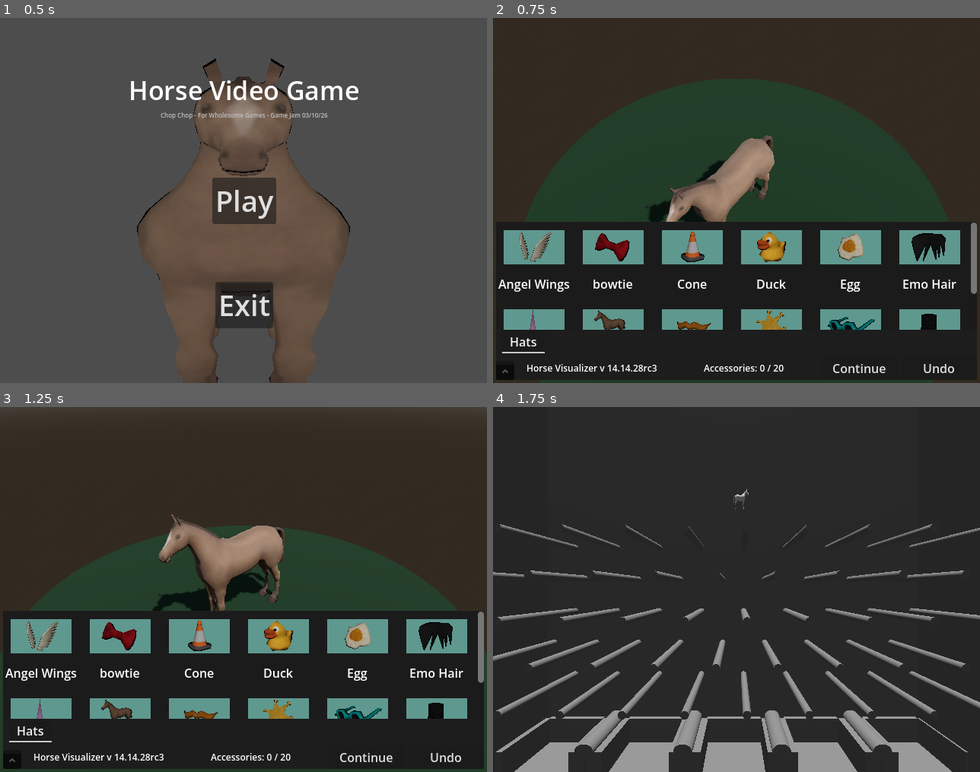
Above: before the commit, frames 1-4 (two rows, left to right).
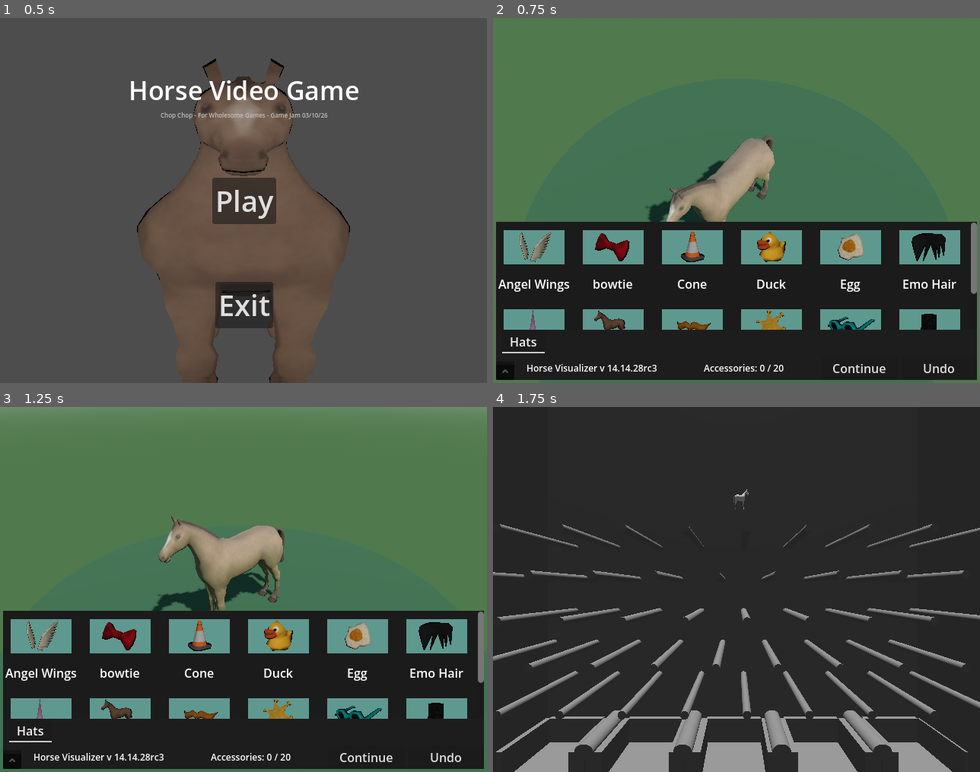
Above: after the commit, the same moments.

Repository: lukewhitingdev/gamejam-Bradys-Day-Out
Game: Godot game, scene res://Maps/MainMenuMap.tscn
Two runs of this game, one before a commit and one after it. Both use one fixed random seed, a clock stepped at 60 frames per second and the inputs below. The engine's default icon, where the game draws it, is replaced by a stand-in: a white triangle on a blue panel in a dark square.
Inputs:
- Up to frame 1 (0.5 s): no input
- Up to frame 2 (0.75 s): click "Play" at 0.5 s
- Up to frame 3 (1.25 s): no input
- Up to frame 4 (1.75 s): click "Continue" at 1.25 s

Frame 1 is identical in both runs. In frame 2, 55% of the frame differs, in the area x 0-100%, y 0-100%; in frame 3, 55%; in frame 4, nothing differs.

Commit message:
skyshader

Diff:
--- a/app/chopchop/GameObjects/Props/horseProp.tscn
+++ b/app/chopchop/GameObjects/Props/horseProp.tscn
@@ -10,7 +10,7 @@
 [node name="HorseProp" type="Node3D" unique_id=1084183793]
 
 [node name="MeshInstance3D" type="MeshInstance3D" parent="." unique_id=1765795721]
-transform = Transform3D(-3.059797e-07, 5.107, -2.614378e-07, 0, -2.2323405e-07, -5.981, -7, -2.2323405e-07, 1.1427809e-14, 0, 0.07303197, 0)
+transform = Transform3D(-3.059797e-07, 5.107, -2.614378e-07, 0, -2.2323405e-07, -5.981, -7, -2.2323405e-07, 1.1427809e-14, 0, 0.20927906, 0)
 material_override = SubResource("StandardMaterial3D_t20iq")
 mesh = ExtResource("2_n8gc6")
 surface_material_override/0 = ExtResource("3_njhdh")
--- a/app/chopchop/Maps/DressupMap.tscn
+++ b/app/chopchop/Maps/DressupMap.tscn
@@ -30,22 +30,39 @@
 [ext_resource type="Texture2D" uid="uid://dvnqe2ic21ii3" path="res://UI/PropThumbnails/glassesthumb.png" id="25_kmkpc"]
 [ext_resource type="Texture2D" uid="uid://cuegyr7ix2xei" path="res://UI/PropThumbnails/tophatthumb.png" id="27_m30a4"]
 
-[sub_resource type="ProceduralSkyMaterial" id="ProceduralSkyMaterial_7dwbp"]
+[sub_resource type="Gradient" id="Gradient_yt8x4"]
+offsets = PackedFloat32Array(0.38157895, 1)
+colors = PackedColorArray(0, 0, 0, 0, 0.95394737, 0.95394737, 0.95394737, 0.95394737)
+
+[sub_resource type="FastNoiseLite" id="FastNoiseLite_k3c1r"]
+noise_type = 3
+
+[sub_resource type="NoiseTexture2D" id="NoiseTexture2D_denls"]
+noise = SubResource("FastNoiseLite_k3c1r")
+color_ramp = SubResource("Gradient_yt8x4")
+seamless = true
+
+[sub_resource type="ProceduralSkyMaterial" id="ProceduralSkyMaterial_3qq0r"]
+sky_top_color = Color(0.26779845, 0.48019117, 0.6197678, 1)
+sky_horizon_color = Color(0.8891019, 0.91685, 0.9418802, 1)
+sky_cover = SubResource("NoiseTexture2D_denls")
+ground_bottom_color = Color(0.3137255, 0.4745098, 0.3019608, 1)
+ground_horizon_color = Color(1, 1, 1, 1)
 
 [sub_resource type="Sky" id="Sky_r8qcy"]
-sky_material = SubResource("ProceduralSkyMaterial_7dwbp")
+sky_material = SubResource("ProceduralSkyMaterial_3qq0r")
 
 [sub_resource type="Environment" id="Environment_h66jr"]
 background_mode = 2
 sky = SubResource("Sky_r8qcy")
 ambient_light_source = 3
-ambient_light_color = Color(0.8862745, 0.58431375, 0.64705884, 1)
+ambient_light_color = Color(0.38161805, 0.758266, 0.722315, 1)
 fog_light_color = Color(0.5807576, 0.5807576, 0.5807576, 1)
 fog_sky_affect = 0.0
 fog_height_density = 3.1386
 
 [sub_resource type="StandardMaterial3D" id="StandardMaterial3D_h66jr"]
-albedo_color = Color(0, 0.14025977, 0, 1)
+albedo_color = Color(0.17449743, 0.27525806, 0.16371045, 1)
 
 [sub_resource type="Resource" id="Resource_d3pcb"]
 script = ExtResource("4_ye5xf")
--- /dev/null
+++ b/app/chopchop/Shaders/customsky.tres
@@ -0,0 +1,25 @@
+[gd_resource type="VisualShader" format=3 uid="uid://cesm1ja3368y8"]
+
+[sub_resource type="VisualShaderNodeTexture" id="VisualShaderNodeTexture_jn02h"]
+source = 5
+
+[sub_resource type="VisualShaderNodeInput" id="VisualShaderNodeInput_ftbm7"]
+input_name = "sky_coords"
+
+[sub_resource type="VisualShaderNodeTexture2DParameter" id="VisualShaderNodeTexture2DParameter_cqq25"]
+parameter_name = "Texture2DParameter"
+
+[resource]
+mode = 3
+flags/use_half_res_pass = false
+flags/use_quarter_res_pass = false
+flags/disable_fog = false
+flags/use_debanding = false
+nodes/sky/0/position = Vector2(780, 200)
+nodes/sky/2/node = SubResource("VisualShaderNodeTexture_jn02h")
+nodes/sky/2/position = Vector2(520, 220)
+nodes/sky/3/node = SubResource("VisualShaderNodeInput_ftbm7")
+nodes/sky/3/position = Vector2(140, 160)
+nodes/sky/4/node = SubResource("VisualShaderNodeTexture2DParameter_cqq25")
+nodes/sky/4/position = Vector2(120, 320)
+nodes/sky/connections = PackedInt32Array(2, 0, 0, 0, 3, 0, 2, 0, 4, 0, 2, 2)
--- a/app/chopchop/project.godot
+++ b/app/chopchop/project.godot
@@ -26,6 +26,10 @@
 window/size/resizable=false
 window/stretch/mode="viewport"
 window/stretch/aspect="expand"
+
+[dotnet]
+
+project/assembly_name="chopchop"
 
 [global_group]
 
